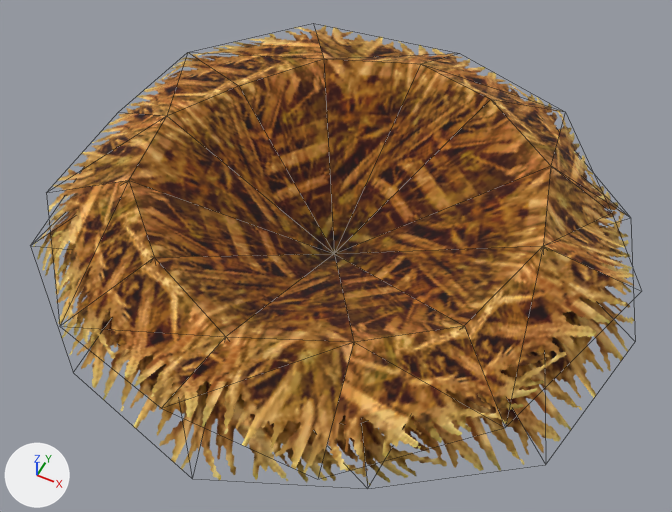
The glTF model Project/area/stage/2 dino jungle/data/environment/object/model/egg/EggNest.gltf, before and after one commit.
One viewpoint serves both versions: a camera (50 mm lens) standing at (1.24, -2.45, 3.1) and looking at (0.06, -0.1, 0.16). Lighting does not change. The marker at lower left points along +X, +Y and +Z. Mesh edges are drawn as thin lines.

Script lines for the objects in view, before the commit:
```python
mat_egg_nest = bpy.data.materials.new('Egg Nest')
mat_egg_nest.use_nodes = True; mat_egg_nest.node_tree.nodes.clear()
_N = mat_egg_nest.node_tree.nodes; _L = mat_egg_nest.node_tree.links
n0 = _N.new('ShaderNodeBsdfPrincipled'); n0.name = 'Principled BSDF'
n0.inputs[2].default_value = 1.0  # 'Roughness'
n1 = _N.new('ShaderNodeOutputMaterial'); n1.name = 'Material Output'
n2 = _N.new('ShaderNodeMath'); n2.name = 'Math'
n2.operation = 'SUBTRACT'
n2.inputs[0].default_value = 1.0  # 'Value'
n3 = _N.new('ShaderNodeMath'); n3.name = 'Math.001'
n3.operation = 'LESS_THAN'
n4 = _N.new('ShaderNodeMix'); n4.name = 'Mix'
n4.data_type = 'RGBA'
n4.blend_type = 'MULTIPLY'
n4.inputs[0].default_value = 1.0  # 'Factor'
n5 = _N.new('ShaderNodeMath'); n5.name = 'Math.002'
n5.operation = 'MULTIPLY'
n6 = _N.new('ShaderNodeVertexColor'); n6.name = 'Color Attribute'
n7 = _N.new('ShaderNodeTexImage'); n7.name = 'Image Texture'
n7.image = img_egg_nest
_L.new(n0.outputs[0], n1.inputs[0])  # 'BSDF' to 'Surface'
_L.new(n2.outputs[0], n0.inputs[4])  # 'Value' to 'Alpha'
_L.new(n3.outputs[0], n2.inputs[1])  # 'Value' to 'Value'
_L.new(n4.outputs[2], n0.inputs[0])  # 'Result' to 'Base Color'
_L.new(n5.outputs[0], n3.inputs[0])  # 'Value' to 'Value'
_L.new(n6.outputs[0], n4.inputs[7])  # 'Color' to 'B'
_L.new(n6.outputs[1], n5.inputs[1])  # 'Alpha' to 'Value'
_L.new(n7.outputs[0], n4.inputs[6])  # 'Color' to 'A'
_L.new(n7.outputs[1], n5.inputs[0])  # 'Alpha' to 'Value'
me_eggnestmesh = bpy.data.meshes.new('EggNestMesh')
me_eggnestmesh.from_pydata(...)  # 61 vertices, 108 faces; spans x -1.24..1.31, y -1.25..1.3, z 0.0..0.55
me_eggnestmesh.materials.append(mat_egg_nest)
ob_eggnestmesh = bpy.data.objects.new('EggNestMesh', me_eggnestmesh)
ob_eggnestmesh.location = (0.0, 0.0, 0.0)
```
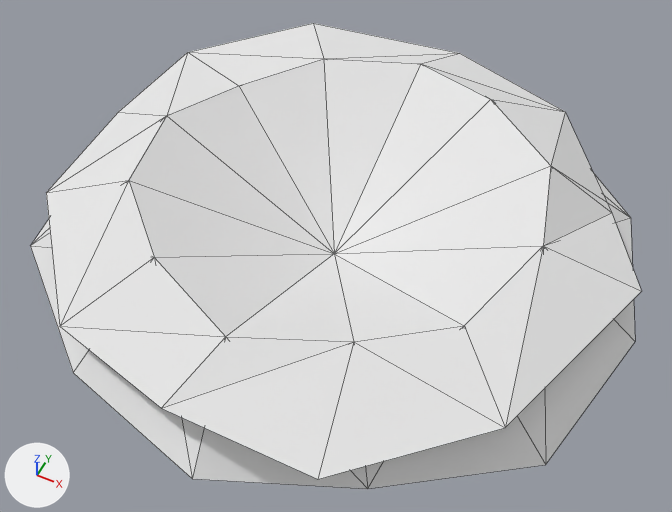
Changed parts and their boxes [x1, y1, x2, y2] in the pictures (672 x 512 px):
'EggNestMesh', surface changed (brown to white): [31, 23, 641, 488] in both

The change, as a diff of the scene's bpy script:
```diff
--- a/Project/area/stage/2 dino jungle/data/environment/object/model/egg/EggNest.gltf.py
+++ b/Project/area/stage/2 dino jungle/data/environment/object/model/egg/EggNest.gltf.py
@@ mat_egg_nest @@
 n4 = _N.new('ShaderNodeMix'); n4.name = 'Mix'
 n4.inputs[0].default_value = 1.0  # 'Factor'
-n5 = _N.new('ShaderNodeMath'); n5.name = 'Math.002'
-n5.operation = 'MULTIPLY'
+n4.inputs[7].default_value = (0.8, 0.8, 0.8, 1.0)  # 'B', white #e7e7e7
 n6 = _N.new('ShaderNodeVertexColor'); n6.name = 'Color Attribute'
-n7 = _N.new('ShaderNodeTexImage'); n7.name = 'Image Texture'
-n7.image = img_egg_nest
 _L.new(n0.outputs[0], n1.inputs[0])  # 'BSDF' to 'Surface'
@@ mat_egg_nest @@
 n3 = _N.new('ShaderNodeMath'); n3.name = 'Math.001'
 _L.new(n4.outputs[2], n0.inputs[0])  # 'Result' to 'Base Color'
-_L.new(n5.outputs[0], n3.inputs[0])  # 'Value' to 'Value'
-_L.new(n6.outputs[0], n4.inputs[7])  # 'Color' to 'B'
-_L.new(n6.outputs[1], n5.inputs[1])  # 'Alpha' to 'Value'
-_L.new(n7.outputs[0], n4.inputs[6])  # 'Color' to 'A'
-_L.new(n7.outputs[1], n5.inputs[0])  # 'Alpha' to 'Value'
+_L.new(n6.outputs[0], n4.inputs[6])  # 'Color' to 'A'
+_L.new(n6.outputs[1], n3.inputs[0])  # 'Alpha' to 'Value'
```
